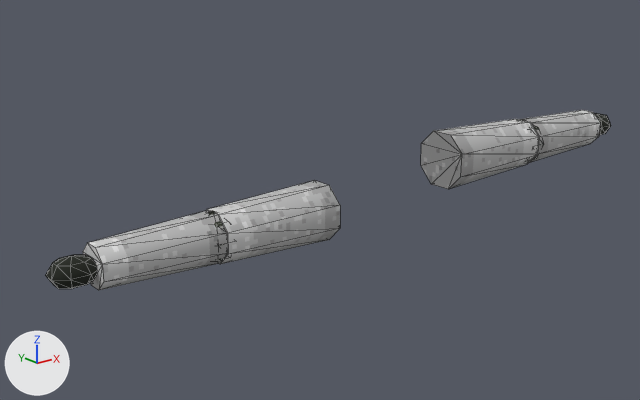
Renders of the glTF model assets/models/crew/rifleman_arms.glb from each side of a commit.
Before and after are seen from a camera (50 mm lens) standing at (-1.181, -1.391, 0.161) and looking at (0.059, 0.159, -0.459). Arrows for +X, +Y and +Z are at lower left; the lights stay in place. The picture after the commit comes second. Mesh edges are drawn as thin lines. Vertices at exactly the same position are counted once.

The scene before the commit, as lines of its bpy script (objects in view):
```python
me_rifleman_arms = bpy.data.meshes.new('rifleman_arms')
me_rifleman_arms.from_pydata(...)  # an 8-sided cylinder along x spanning x -0.27..0.02, y 0.04..0.16, z -0.52..-0.4; an 8-sided cylinder along x spanning x -0.54..-0.27, y 0.05..0.15, z -0.51..-0.41; a UV sphere (8 segments, 4 rings, poles along z) spanning x -0.32..-0.22, y 0.05..0.15, z -0.52..-0.4; a UV sphere (8 segments, 4 rings, poles along z) spanning x -0.63..-0.53, y 0.06..0.14, z -0.49..-0.43; an 8-sided cylinder along x spanning x 0.27..0.56, y -0.08..0.04, z -0.42..-0.3; an 8-sided cylinder along x spanning x 0.56..0.83, y -0.07..0.03, z -0.41..-0.31; a UV sphere (8 segments, 4 rings, poles along z) spanning x 0.51..0.61, y -0.07..0.03, z -0.42..-0.3; a UV sphere (8 segments, 4 rings, poles along z) spanning x 0.82..0.92, y -0.06..0.02, z -0.39..-0.33
me_rifleman_arms.materials.append(mat_rifleman)  # picture img_rifleman_albedo_png
ob_arms = bpy.data.objects.new('arms', me_rifleman_arms)
ob_arms.location = (0.0, 0.0, 0.0)
```
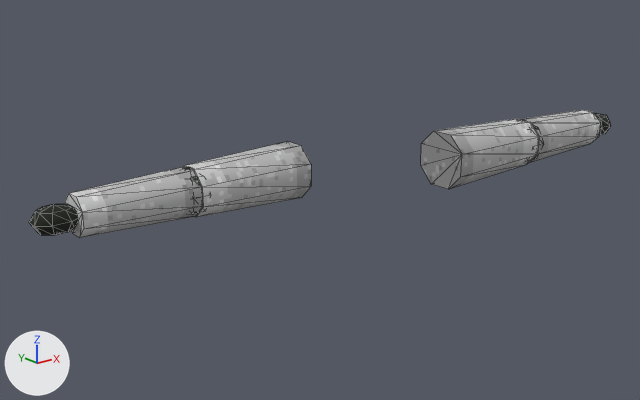
Pixel boxes [x1, y1, x2, y2] of what changed, in the pictures (640 x 400 px; the box of a moved part takes in the faces that stretch with it):
'arms', reshaped (29% shorter): before [45, 110, 611, 290]; after [29, 110, 611, 238]
part 1 of me_rifleman_arms, moved or reshaped: before [206, 180, 340, 264]; after [183, 141, 311, 217]
part 2 of me_rifleman_arms, moved or reshaped: before [83, 211, 228, 290]; after [65, 167, 203, 238]
part 3 of me_rifleman_arms, moved or reshaped: before [207, 211, 224, 261]; after [184, 167, 200, 214]
part 4 of me_rifleman_arms, moved or reshaped: before [45, 255, 98, 289]; after [29, 204, 78, 235]

The change, as a diff of the scene's bpy script:
```diff
--- a/assets/models/crew/rifleman_arms.glb.py
+++ b/assets/models/crew/rifleman_arms.glb.py
@@ me_rifleman_arms @@
 # used by ob_arms; location = (0.0, 0.0, 0.0)
-me_rifleman_arms.from_pydata(...)  # 168 vertices, 304 faces; spans x -0.63..0.92, y -0.08..0.16, z -0.52..-0.3
+me_rifleman_arms.from_pydata(...)  # 168 vertices, 304 faces; spans x -0.6..0.92, y -0.08..0.3, z -0.46..-0.3
+# me_rifleman_arms part 1: the loose piece of 16 vertices spanning x -0.27..0.02, y 0.04..0.16, z -0.52..-0.4 is moved by (0.03, 0.14, 0.06)
+# me_rifleman_arms part 2: the loose piece of 16 vertices spanning x -0.54..-0.27, y 0.05..0.15, z -0.51..-0.41 is moved by (0.03, 0.14, 0.06)
+# me_rifleman_arms part 3: the loose piece of 26 vertices spanning x -0.32..-0.22, y 0.05..0.15, z -0.52..-0.4 is moved by (0.03, 0.14, 0.06)
+# me_rifleman_arms part 4: the loose piece of 26 vertices spanning x -0.63..-0.53, y 0.06..0.14, z -0.49..-0.43 is moved by (0.03, 0.14, 0.06)
 me_rifleman_arms.materials.append(mat_rifleman)
```
